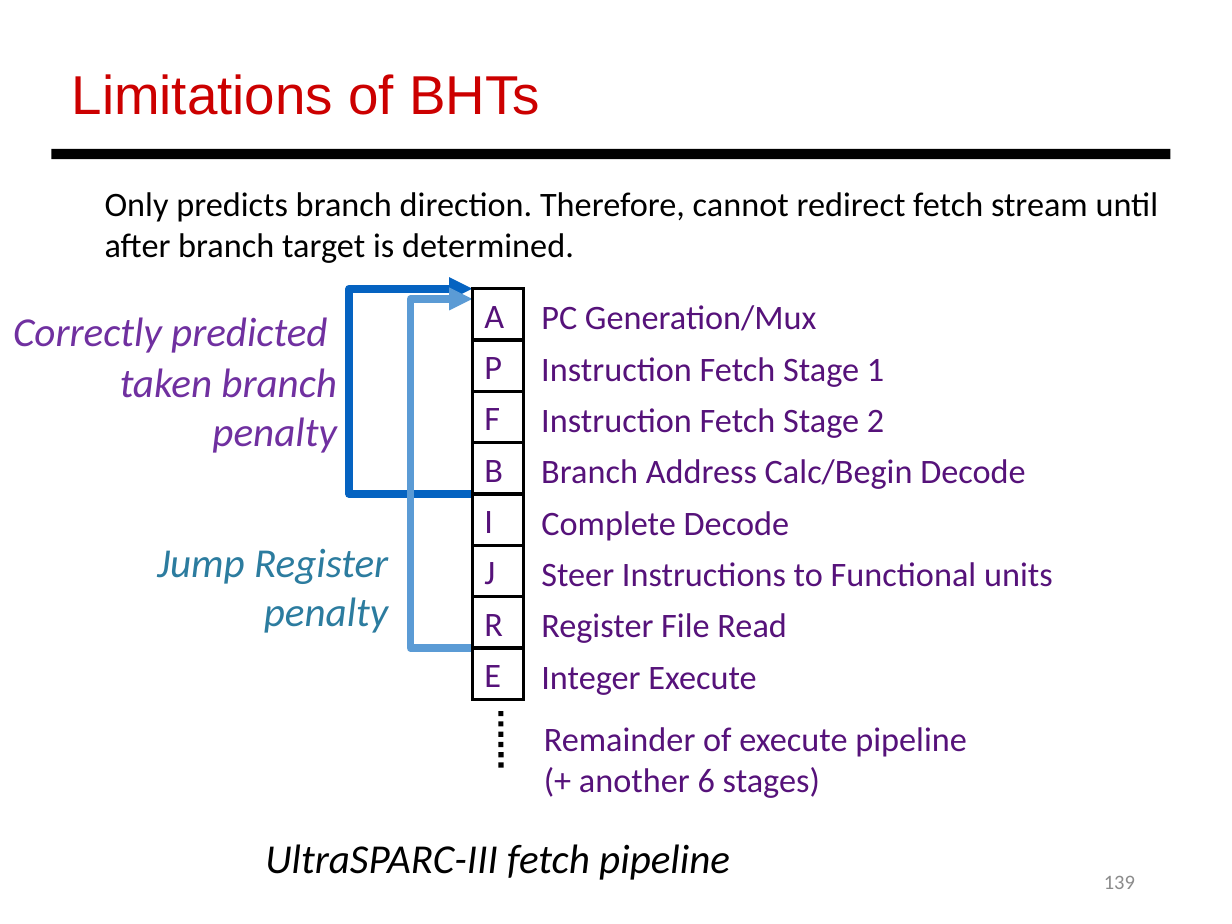
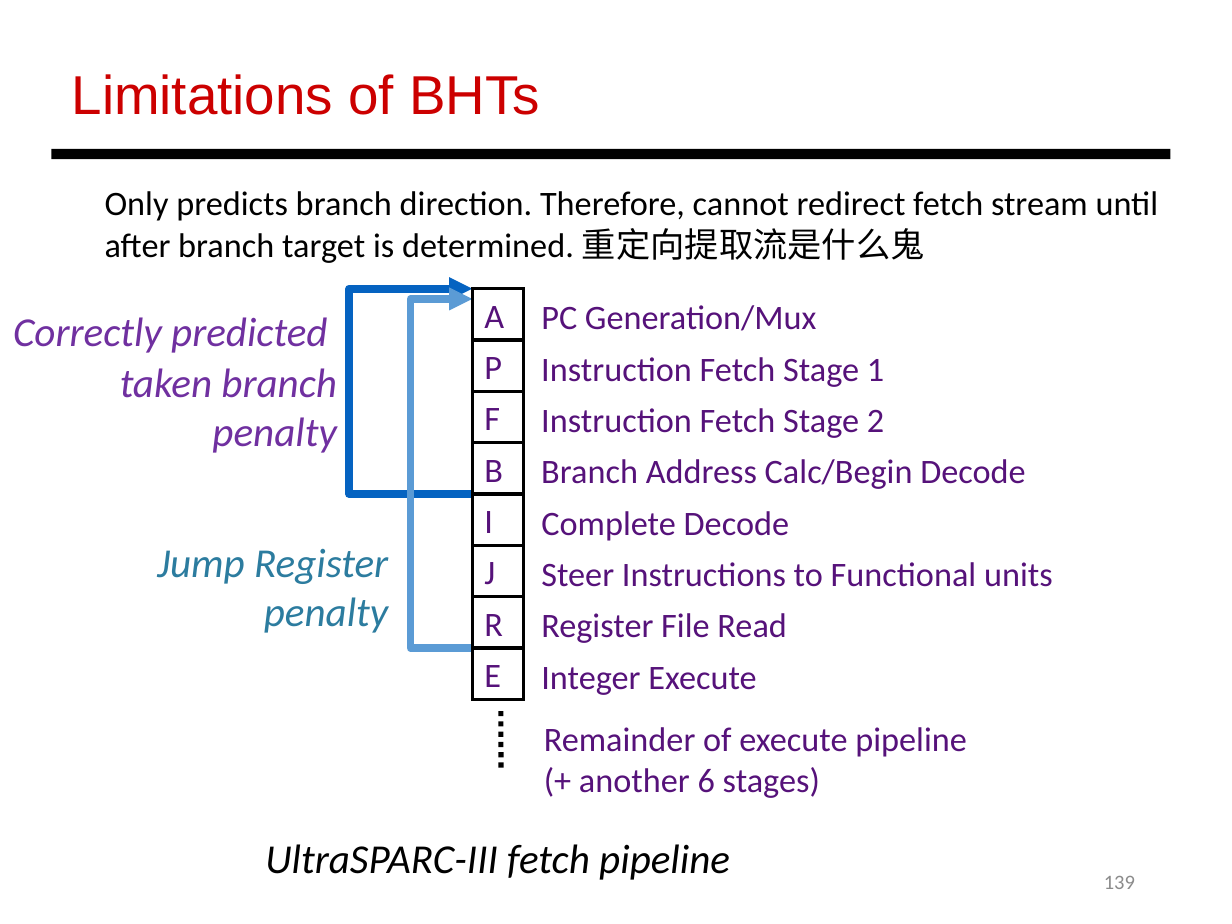
Before and after one commit to LjBLincoln/Computer-Organization, a slide deck: slide 139 of PPT/Review.pptx. Drawn at 1232x924 pixels with LibreOffice and Linux fonts; fonts in the diff are those of the drawing. Boxes give left, top, right and bottom in pixels: in the first picture for what was removed or moved away, otherwise in the second. Text is boxed around its words. In the diff, an @@ line names an element or a change of style, - is before the commit and + after.

```diff
--- a/PPT/Review.pptx
+++ b/PPT/Review.pptx
@@ text at bbox=[105, 191, 1159, 263]: text changed @@
-Only predicts branch direction. Therefore, cannot redirect fetch stream until after branch target is determined.
+Only predicts branch direction. Therefore, cannot redirect fetch stream until after branch target is determined. 重定向提取流是什么鬼
```
Also in this commit, not shown: 12 other slides changed, 10 other files.
